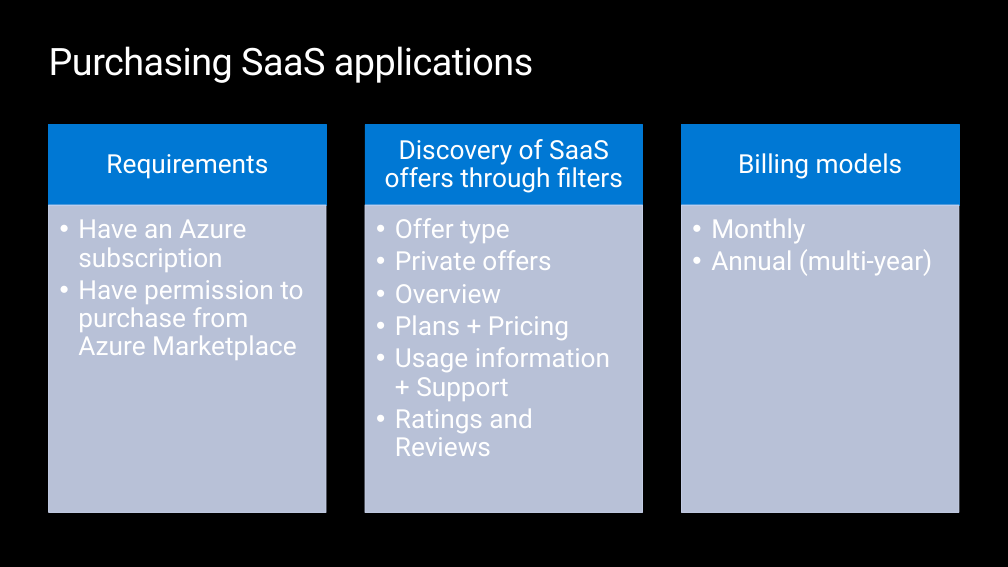
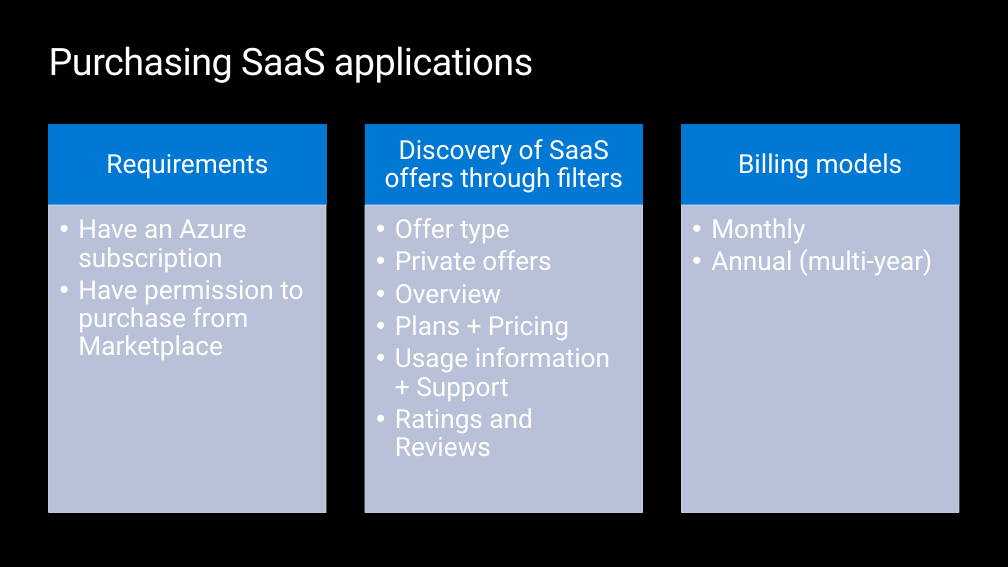
Before and after one commit to opsgility/marketplace, a slide deck: slide 30 of azure-marketplace-workshop/Day 1 - Skilling Deck for Microsoft Marketplace.pptx (slide 29 before the commit). Drawn at 1008x567 pixels with LibreOffice and Linux fonts; fonts in the diff are those of the drawing; background and template pictures are left out. Boxes give left, top, right and bottom in pixels: in the first picture for what was removed or moved away, otherwise in the second. Text is boxed around its words. In the diff, an @@ line names an element or a change of style, - is before the commit and + after.

```diff
--- a/azure-marketplace-workshop/Day 1 - Skilling Deck for Microsoft Marketplace.pptx
+++ b/azure-marketplace-workshop/Day 1 - Skilling Deck for Microsoft Marketplace.pptx
@@ text at bbox=[78, 280, 303, 360]: text changed @@
-  • Have permission to purchase from Azure Marketplace
+  • Have permission to purchase from Marketplace
```
Also in this commit, not shown: 18 other slides changed, 1 slide added, 1 other file.
